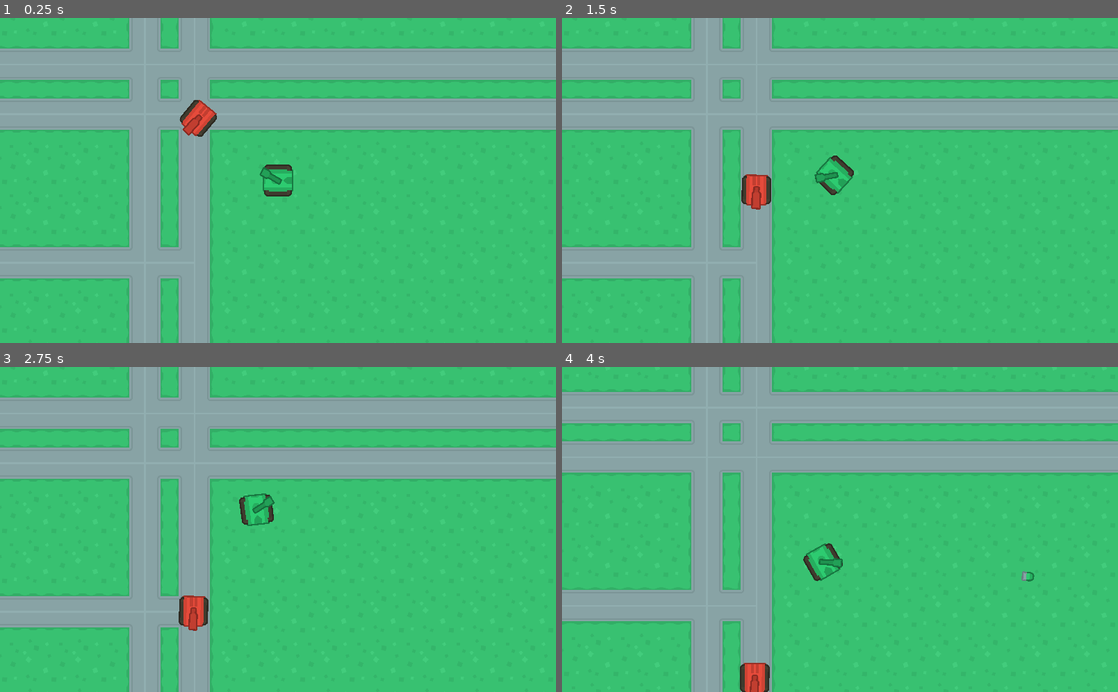
Above: before the commit, frames 1-4 (two rows, left to right).
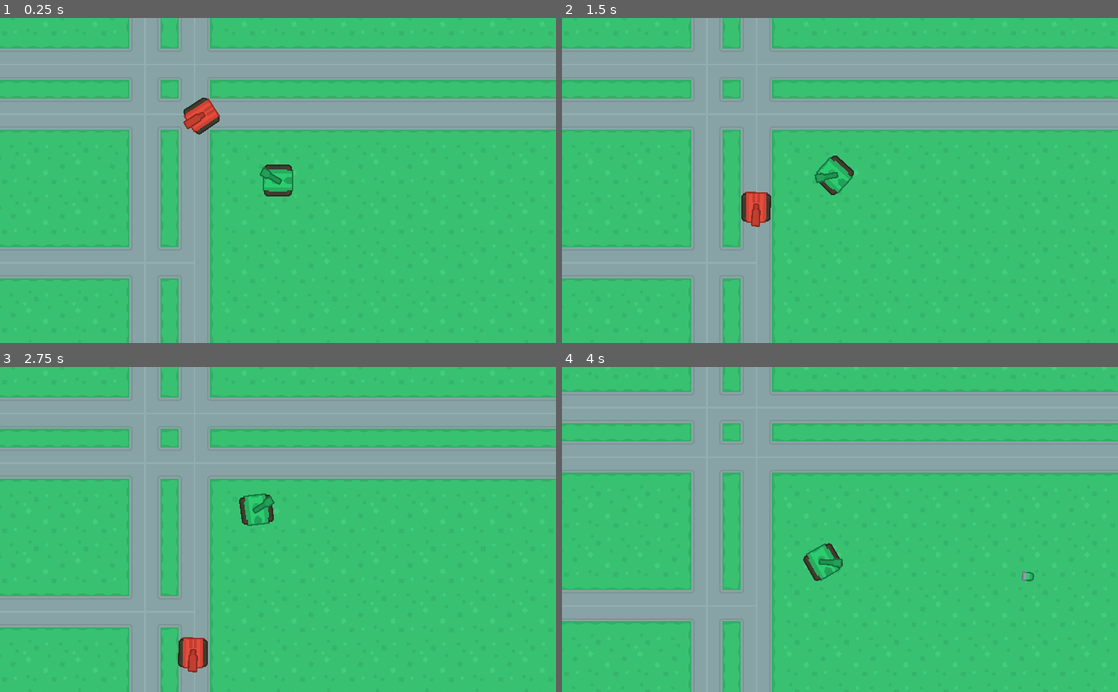
Above: after the commit, the same moments.

Repository: nukesz/game-development-godot
Game: Godot game, scene res://maps/Map01.tscn
Same seed, same stepped clock (60 frames per second), same inputs: the game is played once before the commit and once after it. The project has no main scene, so this scene is started directly.
Inputs (mouse positions are in pixels of both pictures, inside the frame that each line leads up to):
- Up to frame 1 (0.25 s): no input
- Up to frame 2 (1.5 s): move the mouse to (962, 164) at 0.52 s; hold D (turn_right) 0.53-1.28 s; click (962, 164) at 0.6 s; move the mouse to (728, 196) at 1.27 s; hold S (back) from 1.28 s (still down); click (728, 196) at 1.35 s
- Up to frame 3 (2.75 s): move the mouse to (333, 458) at 2.02 s; release S (back) at 2.03 s; hold D (turn_right) from 2.03 s (still down); click (333, 458) at 2.1 s
- Up to frame 4 (4 s): move the mouse to (812, 594) at 2.77 s; release D (turn_right) at 2.78 s; hold W (forward) 2.78-3.53 s; click (812, 594) at 2.85 s; move the mouse to (1006, 578) at 3.52 s; hold A (turn_left) from 3.53 s (still down); click (1006, 578) at 3.6 s

The runs differ from the first frame. In frame 1, 0.3% of the frame differs, in the area x 32-40%, y 24-37%; in frame 2, 0.6%; in frame 3, 1.0%, in the area x 32-38%, y 70-95%; in frame 4, 0.5%.

Commit message:
Stop the enemy tank on collide

Diff:
--- /dev/null
+++ b/KidsCanCode-TankBattle/bullets/EnemyBullet.tscn
@@ -0,0 +1,27 @@
+[gd_scene load_steps=4 format=2]
+
+[ext_resource path="res://bullets/Bullet.tscn" type="PackedScene" id=1]
+[ext_resource path="res://assets/onlyObjects_retina_rotated.png" type="Texture" id=2]
+
+[sub_resource type="RectangleShape2D" id=1]
+
+custom_solver_bias = 0.0
+extents = Vector2( 13.9996, 8.18184 )
+
+[node name="EnemyBullet" instance=ExtResource( 1 )]
+
+speed = 1100
+damage = 8
+lifetime = 0.5
+
+[node name="Sprite" parent="." index="0"]
+
+rotation = 3.14159
+texture = ExtResource( 2 )
+region_enabled = true
+region_rect = Rect2( 308, 375, 28, 16 )
+_sections_unfolded = [ "Region", "Transform" ]
+
+[node name="CollisionShape2D" parent="." index="1"]
+
+shape = SubResource( 1 )
--- a/KidsCanCode-TankBattle/maps/Map01.tscn
+++ b/KidsCanCode-TankBattle/maps/Map01.tscn
@@ -80,7 +80,7 @@
 [node name="PathFollow2D" type="PathFollow2D" parent="Paths/Path2D2" index="0"]
 
 position = Vector2( 1345.51, -219.487 )
-rotation = 1.57204
+rotation = 1.57197
 offset = 0.0
 h_offset = 0.0
 v_offset = 0.0
@@ -92,6 +92,10 @@
 [node name="EnemyTank" parent="Paths/Path2D2/PathFollow2D" index="0" instance=ExtResource( 4 )]
 
 position = Vector2( 1345.16, -221.459 )
-detect_radius = 400
+detect_radius = 700
 
 [connection signal="shoot" from="Player" to="." method="_on_Tank_shoot"]
+
+[connection signal="shoot" from="Paths/Path2D/PathFollow2D/EnemyTank" to="." method="_on_Tank_shoot"]
+
+[connection signal="shoot" from="Paths/Path2D2/PathFollow2D/EnemyTank" to="." method="_on_Tank_shoot"]
--- a/KidsCanCode-TankBattle/tanks/EnemyTank.gd
+++ b/KidsCanCode-TankBattle/tanks/EnemyTank.gd
@@ -5,12 +5,19 @@
 export (float) var turret_speed
 export (int) var detect_radius
 
+var speed = 0
 var target = null
 
 func _ready():
-    $DetectRadius/CollisionShape2D.shape.radius = detect_radius
+    var circle = CircleShape2D.new()
+    circle.radius = detect_radius
+    $DetectRadius/CollisionShape2D.shape = circle
 
 func control(delta):
+    if $LookAhead1.is_colliding() or $LookAhead2.is_colliding():
+        speed = lerp(speed, 0, 0.1)
+    else:
+        speed = lerp(speed, max_speed, 0.1)
     if parent is PathFollow2D:
         parent.set_offset(parent.get_offset() + speed * delta)
         position = Vector2() # Relative to parent
@@ -23,6 +30,9 @@
         var target_dir = (target.global_position - global_position).normalized()
         var current_dir = Vector2(1, 0).rotated($Turret.global_rotation)
         $Turret.global_rotation = current_dir.linear_interpolate(target_dir, turret_speed * delta).angle()
+        if target_dir.dot(current_dir) > 0.9:
+            shoot()
+
 
 func _on_DetectRadius_body_entered(body):
     target = body
--- a/KidsCanCode-TankBattle/tanks/EnemyTank.tscn
+++ b/KidsCanCode-TankBattle/tanks/EnemyTank.tscn
@@ -2,25 +2,22 @@
 
 [ext_resource path="res://tanks/Tank.tscn" type="PackedScene" id=1]
 [ext_resource path="res://tanks/EnemyTank.gd" type="Script" id=2]
-[ext_resource path="res://assets/onlyObjects_retina_rotated.png" type="Texture" id=3]
+[ext_resource path="res://bullets/EnemyBullet.tscn" type="PackedScene" id=3]
+[ext_resource path="res://assets/onlyObjects_retina_rotated.png" type="Texture" id=4]
 
 [sub_resource type="RectangleShape2D" id=1]
 
 custom_solver_bias = 0.0
 extents = Vector2( 39.9059, 35.9308 )
 
-[sub_resource type="CircleShape2D" id=2]
-
-custom_solver_bias = 0.0
-radius = 319.986
-
-[node name="EnemyTank" instance=ExtResource( 1 )]
+[node name="EnemyTank" index="0" instance=ExtResource( 1 )]
 
 collision_layer = 4
 collision_mask = 3
 script = ExtResource( 2 )
 _sections_unfolded = [ "Collision" ]
-speed = 150
+Bullet = ExtResource( 3 )
+max_speed = 200
 gun_cooldown = 0.5
 health = 100
 turret_speed = 1.0
@@ -65,7 +62,23 @@
 
 [node name="CollisionShape2D" type="CollisionShape2D" parent="DetectRadius" index="0"]
 
-shape = SubResource( 2 )
+[node name="LookAhead1" type="RayCast2D" parent="." index="5"]
+
+position = Vector2( 0, -30 )
+enabled = true
+exclude_parent = true
+cast_to = Vector2( 100, 0 )
+collision_mask = 7
+_sections_unfolded = [ "Transform" ]
+
+[node name="LookAhead2" type="RayCast2D" parent="." index="6"]
+
+position = Vector2( 0, 30 )
+enabled = true
+exclude_parent = true
+cast_to = Vector2( 100, 0 )
+collision_mask = 7
+_sections_unfolded = [ "Transform" ]
 
 [connection signal="body_entered" from="DetectRadius" to="." method="_on_DetectRadius_body_entered"]
 
--- a/KidsCanCode-TankBattle/tanks/Player.gd
+++ b/KidsCanCode-TankBattle/tanks/Player.gd
@@ -10,9 +10,9 @@
     rotation += rotation_speed * rot_dir * delta
     velocity = Vector2()
     if Input.is_action_pressed('forward'):
-        velocity += Vector2(speed, 0).rotated(rotation)
+        velocity += Vector2(max_speed, 0).rotated(rotation)
     if Input.is_action_pressed('back'):
-        velocity += Vector2(-speed, 0).rotated(rotation)
+        velocity += Vector2(-max_speed, 0).rotated(rotation)
         velocity /= 2.0
     if Input.is_action_just_pressed('click'):
         shoot()
--- a/KidsCanCode-TankBattle/tanks/Player.tscn
+++ b/KidsCanCode-TankBattle/tanks/Player.tscn
@@ -18,7 +18,7 @@
 script = ExtResource( 2 )
 _sections_unfolded = [ "Collision" ]
 Bullet = ExtResource( 3 )
-speed = 200
+max_speed = 200
 rotation_speed = 1.0
 gun_cooldown = 0.4
 health = 100
--- a/KidsCanCode-TankBattle/tanks/Tank.gd
+++ b/KidsCanCode-TankBattle/tanks/Tank.gd
@@ -5,7 +5,7 @@
 signal dead
 
 export (PackedScene) var Bullet
-export (int) var speed
+export (int) var max_speed
 export (float) var rotation_speed
 export (float) var gun_cooldown
 export (int) var health
Not shown: 2 places in KidsCanCode-TankBattle/tanks/EnemyTank.tscn that only renumber resources
